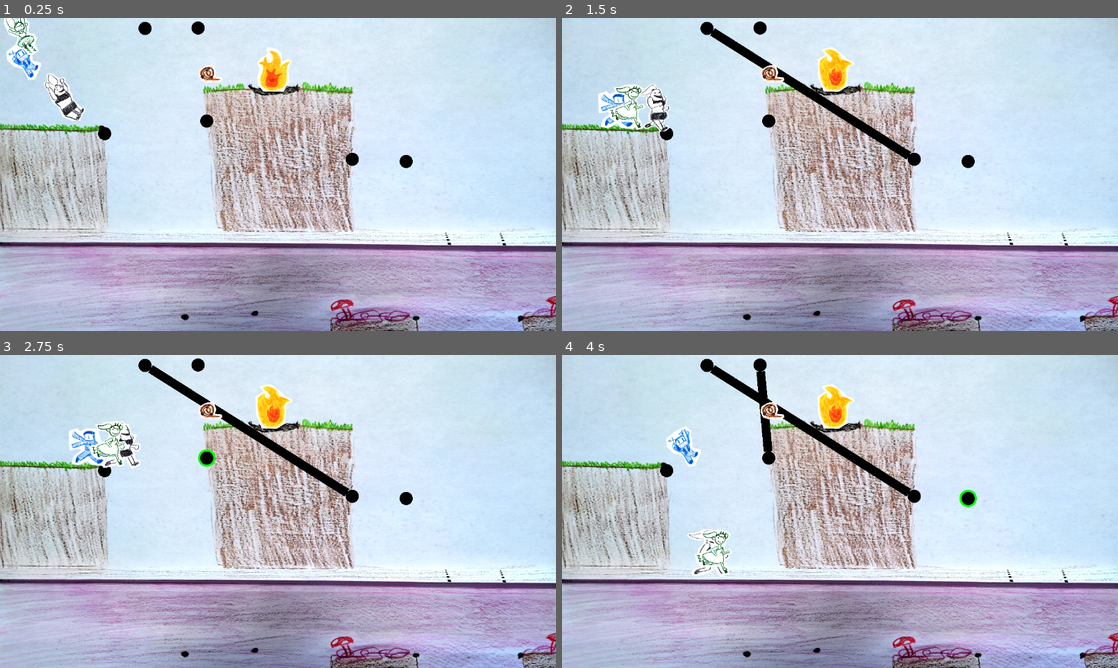
Above: before the commit, frames 1-4 (two rows, left to right).
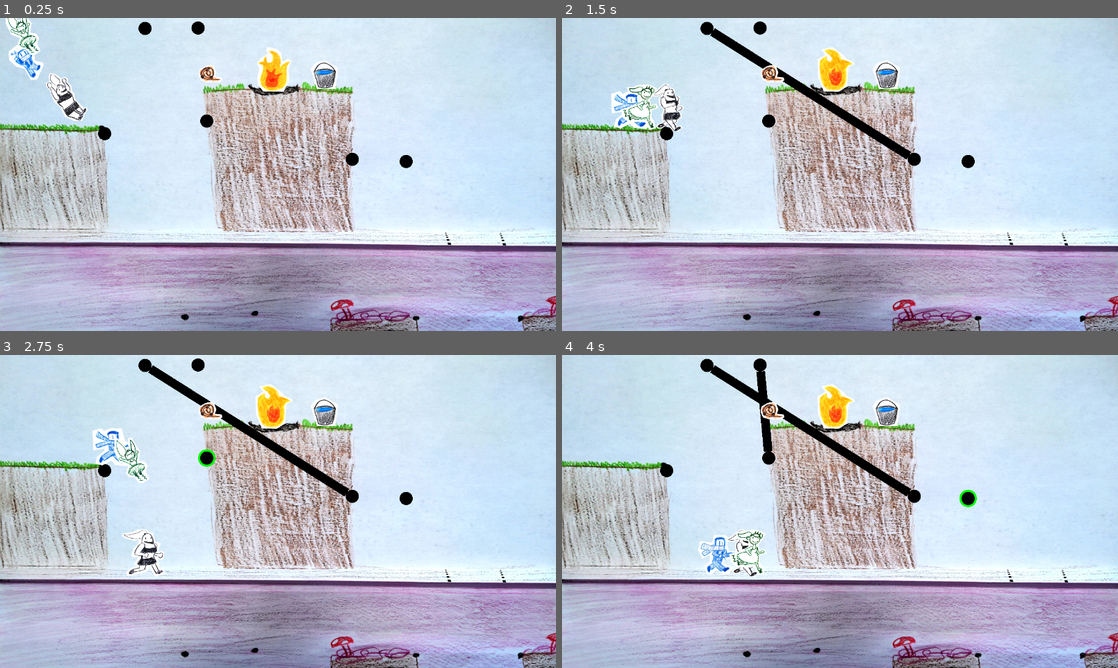
Above: after the commit, the same moments.

Repository: lambdaloop/crinkle-in-time
Game: Godot game, scene res://level1.tscn
The game is run twice, just before and just after one commit, with the same random seed, the same clock (stepped at 60 frames per second) and the same inputs.
Inputs (mouse positions are in pixels of both pictures, inside the frame that each line leads up to):
- Up to frame 1 (0.25 s): no input
- Up to frame 2 (1.5 s): move the mouse to (706, 27) at 0.52 s; hold Right (ui_right) from 0.53 s (still down); click (706, 27) at 0.67 s; tap Up (ui_up) at 0.77 s; move the mouse to (912, 158) at 1.27 s; click (912, 158) at 1.42 s
- Up to frame 3 (2.75 s): tap Up (ui_up) at 1.52 s; move the mouse to (205, 458) at 2.02 s; release Right (ui_right) at 2.03 s; hold Left (ui_left) from 2.03 s (still down); click (205, 458) at 2.17 s
- Up to frame 4 (4 s): move the mouse to (762, 364) at 2.77 s; release Left (ui_left) at 2.78 s; hold Right (ui_right) from 2.78 s (still down); click (762, 364) at 2.92 s; tap Up (ui_up) at 3.02, 3.77 s; move the mouse to (967, 498) at 3.52 s; click (967, 498) at 3.67 s

The runs differ from the first frame. In frame 1, 1.4% of the frame differs, in the area x 0-61%, y 0-33%; in frame 2, 1.9%; in frame 3, 2.3%, in the area x 12-61%, y 13-71%; in frame 4, 2.1%.

Commit message:
implement bucket

Diff:
--- /dev/null
+++ b/bucket.gd
@@ -0,0 +1,33 @@
+extends Area2D
+
+@onready var _animation = $AnimatedSprite2D
+
+var spilled = false
+
+# Called when the node enters the scene tree for the first time.
+func _ready():
+    pass # Replace with function body.
+
+
+# Called every frame. 'delta' is the elapsed time since the previous frame.
+func _process(delta):
+    pass
+
+func spill():
+    if spilled: return
+    spilled = true
+    _animation.play("spill")
+    _animation.connect("animation_finished", finished_spill)
+
+func finished_spill():
+    _animation.disconnect("animation_finished", finished_spill)
+    print("finished spilling!!")
+    for area in $SpillArea.get_overlapping_areas():
+        if area is Fire:
+            area.extinguish()
+
+
+
+func _on_area_entered(area):
+    if area.get_parent() is Player:
+        spill()
--- /dev/null
+++ b/bucket.tscn
@@ -0,0 +1,66 @@
+[gd_scene load_steps=8 format=3 uid="uid://c3wgte444h44n"]
+
+[ext_resource type="Texture2D" uid="uid://bb0u8nl11tkhj" path="res://assets/item-sprites/bucket-sit.png" id="1_1cjmn"]
+[ext_resource type="Script" path="res://bucket.gd" id="1_t77vo"]
+[ext_resource type="Texture2D" uid="uid://vpibqdjjgv5b" path="res://assets/item-sprites/bucket-spills.png" id="2_p84go"]
+[ext_resource type="Texture2D" uid="uid://dtdn2x7qa083t" path="res://assets/item-sprites/bucket-spills-flat.png" id="3_kjyyg"]
+
+[sub_resource type="RectangleShape2D" id="RectangleShape2D_pconf"]
+size = Vector2(83, 83)
+
+[sub_resource type="SpriteFrames" id="SpriteFrames_kxkqf"]
+animations = [{
+"frames": [{
+"duration": 1.0,
+"texture": ExtResource("1_1cjmn")
+}],
+"loop": true,
+"name": &"default",
+"speed": 5.0
+}, {
+"frames": [{
+"duration": 1.0,
+"texture": ExtResource("1_1cjmn")
+}, {
+"duration": 1.0,
+"texture": ExtResource("2_p84go")
+}, {
+"duration": 1.0,
+"texture": ExtResource("3_kjyyg")
+}],
+"loop": false,
+"name": &"spill",
+"speed": 3.0
+}, {
+"frames": [{
+"duration": 1.0,
+"texture": ExtResource("3_kjyyg")
+}],
+"loop": true,
+"name": &"spilled",
+"speed": 5.0
+}]
+
+[sub_resource type="RectangleShape2D" id="RectangleShape2D_qj7v7"]
+size = Vector2(169, 91)
+
+[node name="bucket" type="Area2D"]
+script = ExtResource("1_t77vo")
+
+[node name="CollisionShape2D" type="CollisionShape2D" parent="."]
+position = Vector2(38.5, 5.5)
+shape = SubResource("RectangleShape2D_pconf")
+
+[node name="AnimatedSprite2D" type="AnimatedSprite2D" parent="."]
+scale = Vector2(0.3535, 0.3535)
+sprite_frames = SubResource("SpriteFrames_kxkqf")
+animation = &"spilled"
+autoplay = "default"
+
+[node name="SpillArea" type="Area2D" parent="."]
+
+[node name="CollisionShape2D" type="CollisionShape2D" parent="SpillArea"]
+position = Vector2(4.5, 4.5)
+shape = SubResource("RectangleShape2D_qj7v7")
+
+[connection signal="area_entered" from="." to="." method="_on_area_entered"]
--- /dev/null
+++ b/fire.gd
@@ -0,0 +1,8 @@
+extends Area2D
+class_name Fire
+
+func extinguish():
+    print("fire extinguished!!")
+    self.visible = false
+    remove_child(self)
+    queue_free()
--- a/fire.tscn
+++ b/fire.tscn
@@ -1,5 +1,6 @@
-[gd_scene load_steps=5 format=3 uid="uid://cny2s1on7gx3b"]
+[gd_scene load_steps=6 format=3 uid="uid://cny2s1on7gx3b"]
 
+[ext_resource type="Script" path="res://fire.gd" id="1_oeo7e"]
 [ext_resource type="Texture2D" uid="uid://dgog2qcxc6ea2" path="res://assets/item-sprites/fire-1.png" id="1_sji1h"]
 [ext_resource type="Texture2D" uid="uid://d2th7nys8pnim" path="res://assets/item-sprites/fire-2.png" id="2_hlhgk"]
 
@@ -21,6 +22,7 @@
 size = Vector2(40, 73.75)
 
 [node name="fire" type="Area2D"]
+script = ExtResource("1_oeo7e")
 
 [node name="AnimatedSprite2D" type="AnimatedSprite2D" parent="."]
 scale = Vector2(0.225764, 0.225764)
--- a/jane.gd
+++ b/jane.gd
@@ -6,7 +6,7 @@
 
 func _physics_process(delta):
     # Handle jump.
-    velocity.x = 50
+    velocity.x = 70
     super._physics_process(delta)
 
 
--- a/jane.tscn
+++ b/jane.tscn
@@ -107,7 +107,7 @@
 }]
 
 [sub_resource type="RectangleShape2D" id="RectangleShape2D_ly8cx"]
-size = Vector2(81.75, 91.5)
+size = Vector2(63, 91.5)
 
 [node name="jane" type="CharacterBody2D"]
 collision_layer = 2
@@ -126,6 +126,7 @@
 [node name="areajane" type="Area2D" parent="."]
 
 [node name="CollisionShape2D" type="CollisionShape2D" parent="areajane"]
+position = Vector2(0.5, 0)
 shape = SubResource("RectangleShape2D_ly8cx")
 
 [connection signal="area_entered" from="areajane" to="." method="_on_area_2d_area_entered"]
--- a/ladder.gd
+++ b/ladder.gd
@@ -26,6 +26,7 @@
 func unfold():
     _animation_player.play("defold")
     folded = false
+    # handle areas already in the place
     for area in $climb.get_overlapping_areas():
         _on_climb_area_entered(area)
 
--- a/level1.tscn
+++ b/level1.tscn
@@ -9,6 +9,7 @@
 [ext_resource type="PackedScene" uid="uid://6hb74rhwfi6i" path="res://jane.tscn" id="6_uxedj"]
 [ext_resource type="PackedScene" uid="uid://coljpxvkppfjx" path="res://sam.tscn" id="7_lugva"]
 [ext_resource type="PackedScene" uid="uid://bl8ivp7q774hf" path="res://ladder.tscn" id="9_v74qc"]
+[ext_resource type="PackedScene" uid="uid://c3wgte444h44n" path="res://bucket.tscn" id="10_3ummi"]
 
 [sub_resource type="RectangleShape2D" id="RectangleShape2D_he87v"]
 size = Vector2(318, 319)
@@ -125,3 +126,6 @@
 
 [node name="jane" parent="." instance=ExtResource("6_uxedj")]
 position = Vector2(138, 151)
+
+[node name="bucket" parent="." instance=ExtResource("10_3ummi")]
+position = Vector2(710, 119)
--- a/sam.gd
+++ b/sam.gd
@@ -2,5 +2,5 @@
 #class_name Sam
 
 func _physics_process(delta):
-    velocity.x = 60
+    velocity.x = 80
     super._physics_process(delta)
--- a/spring.gd
+++ b/spring.gd
@@ -7,7 +7,7 @@
     if jumping:
         move_and_slide()
         return
-    velocity.x = 80
+    velocity.x = 100
     super._physics_process(delta)
 
 func jump():
Binary file changed: assets/item-sprites/bucket-sit.png
Binary file added: assets/item-sprites/bucket-spills-flat.png
Not shown, added: assets/item-sprites/bucket-spills-flat.png.import
Binary file changed: assets/item-sprites/bucket-spills.png
Not shown: 1 places in level1.tscn that only renumber resources
Binary file changed: source-images/item-sprites/bucket-sit.png
Binary file added: source-images/item-sprites/bucket-spills-flat.png
Binary file changed: source-images/item-sprites/bucket-spills.png
Binary file added: source-images/item_sheet_4.jpg
Not shown, added: assets/item-sprites/bucket.xcf
Not shown, added: source-images/item-sprites/bucket.xcf
